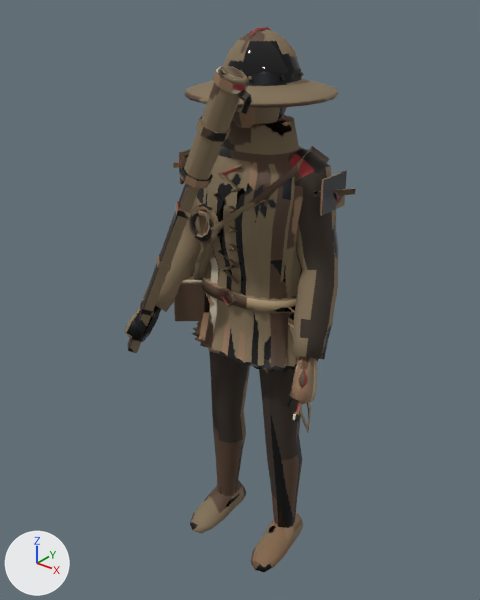
A saved change to the Blender file Assets/Models/ArtBible/Enemies/Late/Handgunner/Handgunner.blend.
The view is the same before and after, from a camera (50 mm lens) standing at (1.172, -1.555, 1.902) and looking at (-0.043, -0.036, 0.96). Arrows for +X, +Y and +Z are at lower left; the lights stay in place. The first picture is the older version.

The older version as bpy lines, for what is in view:
```python
me_handgunner = bpy.data.meshes.new('Handgunner')
me_handgunner.from_pydata(...)  # 2929 vertices, 2781 faces; spans x -0.34..0.34, y -0.32..0.23, z 0.0..1.78
me_handgunner.polygons.foreach_set('use_smooth', [True] * 2781)
me_handgunner.materials.append(mat_handgunner)
ob_handgunner = bpy.data.objects.new('Handgunner', me_handgunner)
ob_handgunner.location = (0.0, 0.0, 0.0)
```
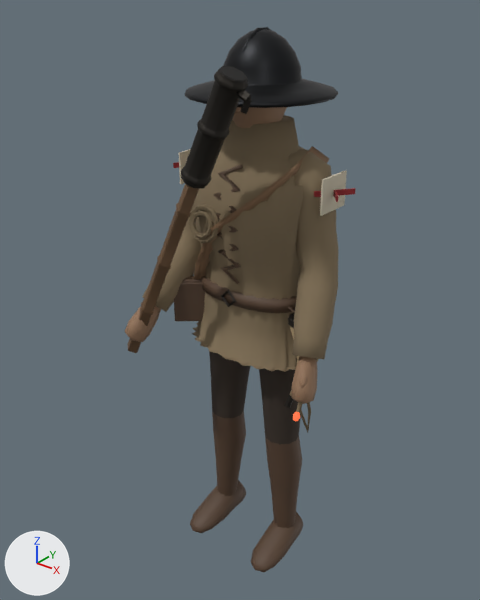
Boxes (x1, y1, x2, y2) around the edits, measured in the pictures (480 x 600 px):
part 1 of me_handgunner, deleted
    before: (224, 67, 304, 80)
part 2 of me_handgunner, cut back
    before: (140, 66, 249, 316)
    after: (128, 66, 248, 353)
part 3 of me_handgunner, surface changed
    both: (125, 27, 356, 572)

The edits, one by one:
me_handgunner is used by ob_handgunner; location (0.0, 0.0, 0.0).
me_handgunner had 2929 vertices, 2781 faces and spanned x -0.34..0.34, y -0.32..0.23, z 0.0..1.78.
me_handgunner now has 3105 vertices, 2977 faces and spans x -0.34..0.34, y -0.32..0.23, z 0.0..1.78.
me_handgunner part 1: 11 loose pieces with 224 vertices, spanning x -0.17..0.17, y -0.29..0.12, z 0.45..1.71, are deleted.
me_handgunner part 2: 14 vertices moved within x -0.21..0.12, y -0.3..-0.22, z 0.94..1.7; 48 vertices removed from x -0.27..0.16, y -0.31..-0.22, z 0.96..1.71; 448 vertices added at x -0.26..0.15, y -0.31..-0.22, z 0.94..1.71.
me_handgunner part 3: 2440 kept faces spanning x -0.34..0.34, y -0.32..0.23, z 0.0..1.78 get new texture (UV) coordinates.
